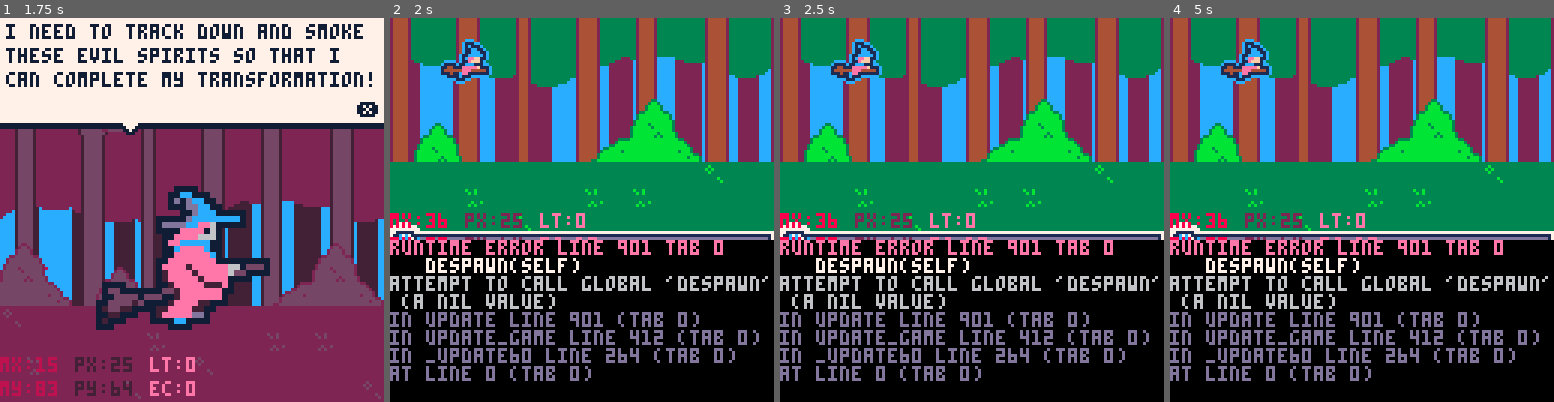
Above: before the commit, frames 1-4 (left to right).
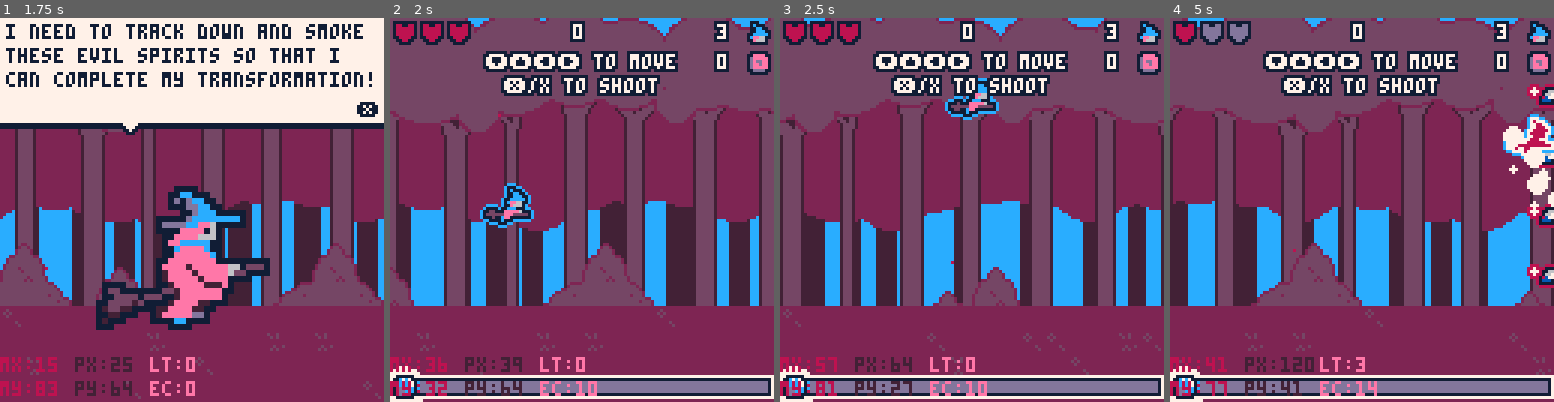
Above: after the commit, the same moments.

Repository: roseblack02/pico8-witch_blaster
Game: PICO-8 cartridge witch_blaster.p8
Two runs of this game, one before a commit and one after it. Both use one fixed random seed, a clock stepped at 60 frames per second and the inputs below.
Inputs (mouse positions are in pixels of both pictures, inside the frame that each line leads up to):
- Up to frame 1 (1.75 s): tap X (X key) at 0.33, 1.07 s; click (280, 121) at 0.67 s; tap O (Z key) at 0.7, 1.7 s; click (46, 267) at 1.22 s; hold Right from 1.6 s (still down)
- Up to frame 2 (2 s): keep holding Right; click (497, 114) at 1.77 s; tap X (X key) at 1.85 s
- Up to frame 3 (2.5 s): release Right at 2.1 s; tap O (Z key) at 2.1 s; hold Up 2.15-2.42 s; click (952, 259) at 2.32 s; hold Right from 2.47 s (still down)
- Up to frame 4 (5 s): tap O (Z key) every 0.4 s from 2.5 to 4.9 s; click (1404, 106) at 2.87 s; tap X (X key) at 2.97, 4.08 s; release Right at 3.03 s; hold Left 3.08-3.58 s; click (1465, 256) at 3.42 s; hold Down 3.63-3.97 s; click (1231, 102) at 3.97 s; hold Right 4.02-4.68 s; click (1292, 248) at 4.52 s; hold Up from 4.73 s (still down)

Frame 1 is identical in both runs. In frame 2, 97% of the frame differs, in the area x 0-100%, y 0-100%; in frame 3, 96%; in frame 4, 98%.
Error before the commit: runtime error line 901 tab 0; despawn(self); attempt to call global 'despawn' (a nil value)

Commit message:
Update witch_blaster.p8

Diff:
--- a/witch_blaster.p8
+++ b/witch_blaster.p8
@@ -759,7 +759,7 @@
 				self.sprite=14
 			end
 
-			despawn(self)
+			self:despawn(self)
 		end,
 		draw=function(self)
 			outlined_sprites(self.sprite,8,self.x-8,self.y-2,2,1)
@@ -788,7 +788,7 @@
 
 			self:shoot_player(self)
 
-			despawn(self)
+			self:despawn(self)
 		end,
 		draw=function(self)
 			outlined_sprites(self.sprite,8,self.x-8,self.y-8,2,2)
@@ -814,7 +814,7 @@
 				self.sprite=46
 			end
 
-			despawn(self)
+			self:despawn(self)
 		end,
 		draw=function(self)
 			outlined_sprites(self.sprite,8,self.x-8,self.y-2,2,1)
@@ -846,7 +846,7 @@
 				self.sprite=12
 			end
 
-			despawn(self)
+			self:despawn(self)
 		end,
 		draw=function(self)
 			outlined_sprites(self.sprite,8,self.x-8,self.y-2,2,1)
@@ -874,7 +874,7 @@
 
 			self:shoot_player(self)
 
-			despawn(self)
+			self:despawn(self)
 		end,
 		draw=function(self)
 			outlined_sprites(self.sprite,8,self.x-2,self.y-2,1,1)
@@ -893,7 +893,7 @@
 
 			self:check_collision(self)
 
-			despawn(self)
+			self:despawn(self)
 		end,
 		draw=function(self)
 			outlined_sprites(self.sprite,8,self.x-4,self.y-4,1,1)
@@ -954,6 +954,10 @@
 		update=function(self)
 		end,
 		draw=function(self)
+		end,
+		despawn=function(self)
+			--delete self if off screen
+			if (self.x<(player.x-128)) del(pickup_objs,self)
 		end
 	}
 	--loop through properties and assign it to the obj table
@@ -971,6 +975,7 @@
 	return make_pickup_obj("health",x,y,{
 		update=function(self)
 			self.x-=0.25
+			self:despawn(self)
 
 			--player pickup
 			if circles_overlapping(self,player) then
@@ -982,9 +987,6 @@
 				--delete self
 				del(pickup_objs,self)
 			end
-
-			--delete self if off screen
-			if (self.x<(player.x-128)) del(pickup_objs,self)
 		end,
 		draw=function(self)
 			outlined_sprites(33,12,self.x-4,self.y-4,1,1)
@@ -996,6 +998,7 @@
 	return make_pickup_obj("coin",x,y,{
 		update=function(self)
 			self.x-=0.25
+			self:despawn(self)
 
 			--player pickup
 			if circles_overlapping(self,player) then
@@ -1010,9 +1013,6 @@
 				--delete self
 				del(pickup_objs,self)
 			end
-
-			--delete self if off screen
-			if (self.x<(player.x-128)) del(pickup_objs,self)
 		end,
 		draw=function(self)
 			outlined_sprites(34,12,self.x-4,self.y-4,1,1)
@@ -1024,6 +1024,7 @@
 	return make_pickup_obj("powerup",x,y,{
 		update=function(self)
 			self.x-=0.25
+			self:despawn(self)
 
 			--player pickup
 			if circles_overlapping(self,player) then
@@ -1042,9 +1043,6 @@
 				--delete self
 				del(pickup_objs,self)
 			end
-
-			--delete self if off screen
-			if (self.x<(player.x-128)) del(pickup_objs,self)
 		end,
 		draw=function(self)
 			outlined_sprites(49,12,self.x-4,self.y-4,1,1)
@@ -1057,10 +1055,11 @@
 	return make_pickup_obj("magic",x,y,{
 		update=function(self)
 			self.x-=0.25
+			self:despawn(self)
 
 			--player pickup
 			if circles_overlapping(self,player) then
-				--add e
+				--add magic
 				player.mag_level+=12
 
 				sfx(4)
@@ -1068,9 +1067,6 @@
 				--delete self
 				del(pickup_objs,self)
 			end
-
-			--delete self if off screen
-			if (self.x<(player.x-128)) del(pickup_objs,self)
 		end,
 		draw=function(self)
 			outlined_sprites(16,12,self.x-4,self.y-4,1,1)
